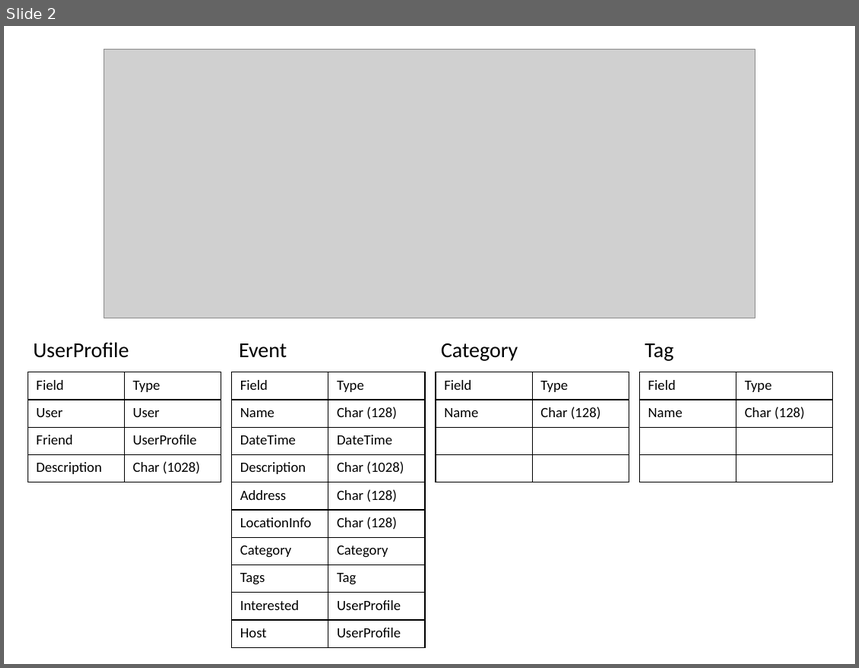
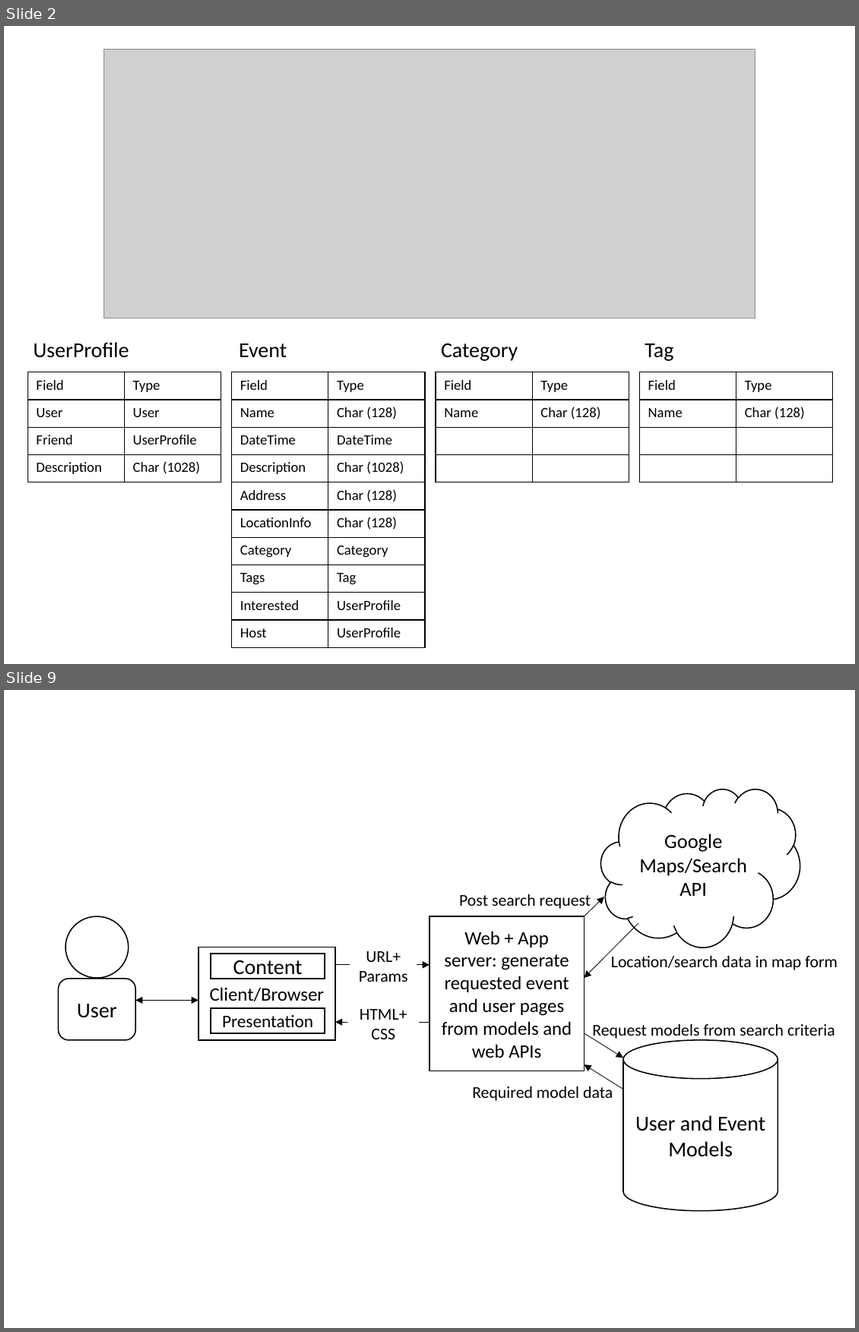
Before and after one commit to Lindronics/wad2_group_project, a slide deck: design_spec/design_specification.pptx. Shown one above the other, each under a label of ours: slide 2 before the commit, slides 2 and 9 after it; the slides between them are not shown. The pictures are 859x668 and 859x1332 pixels, drawn with LibreOffice and Linux fonts; fonts in the diff are those of the drawing; grey boxes stand for pictures. Boxes give left, top, right and bottom in pixels: in the first picture for what was removed or moved away, otherwise in the second. Text is boxed around its words. In the diff, an @@ line names an element or a change of style, - is before the commit and + after.

Commit message:
Add system architecture diagram
Add a high level system architecture diagram into the design overview powerpoint.

```diff
--- a/design_spec/design_specification.pptx
+++ b/design_spec/design_specification.pptx
@@ slide 9 added at bbox=[4, 690, 855, 1328], background #FFFFFF @@
@@ cloud added at bbox=[601, 789, 800, 947], fill #FFFFFF, outline #000000 1 pt, 17 pt, text #000000 @@
+Google Maps/Search API
@@ text added at bbox=[459, 894, 591, 911], 14 pt, text #000000 @@
+Post search request
@@ ellipse added at bbox=[66, 916, 129, 978], fill #FFFFFF, outline #000000 1 pt @@
@@ rectangle added at bbox=[430, 916, 585, 1072], fill #FFFFFF, outline #000000 1 pt, 16 pt, text #000000 @@
+Web + App server: generate requested event and user pages from models and web APIs
@@ arrow added from (585, 916) to (604, 897), #000000 0.5 pt @@
@@ arrow added from (638, 923) to (585, 978), #000000 0.5 pt @@
@@ rectangle added at bbox=[198, 947, 335, 1040], fill #FFFFFF, outline #000000 1 pt, 16 pt, text #000000 @@
+Client/Browser
@@ rectangle added at bbox=[211, 954, 325, 979], fill #FFFFFF, outline #000000 1 pt, 18 pt, text #000000 @@
+Content
@@ text added at bbox=[359, 951, 408, 982], 14 pt, text #000000 @@
+URL+
+Params
@@ text added at bbox=[611, 956, 838, 970], 14 pt, text #000000 @@
+Location/search data in map form
@@ rounded rectangle added at bbox=[59, 979, 136, 1040], fill #FFFFFF, outline #000000 1 pt, 18 pt, text #000000 @@
+User
@@ arrow added from (335, 965) to (430, 965), #000000 0.5 pt @@
@@ double arrow added from (136, 1001) to (198, 1001), #000000 0.5 pt @@
@@ rectangle added at bbox=[211, 1008, 325, 1033], fill #FFFFFF, outline #000000 1 pt, 15 pt, text #000000 @@
+Presentation
@@ arrow added from (430, 1022) to (335, 1022), #000000 0.5 pt @@
@@ text added at bbox=[360, 1009, 408, 1040], 14 pt, text #000000 @@
+HTML+CSS
@@ text added at bbox=[592, 1024, 835, 1040], 14 pt, text #000000 @@
+Request models from search criteria
@@ arrow added from (585, 1033) to (623, 1058), #000000 0.5 pt @@
@@ cylinder added at bbox=[623, 1040, 778, 1212], fill #FFFFFF, outline #000000 1 pt, 18 pt, text #000000 @@
+User and Event Models
@@ arrow added from (623, 1089) to (585, 1065), #000000 0.5 pt @@
@@ text added at bbox=[472, 1087, 613, 1101], 14 pt, text #000000 @@
+Required model data
```
